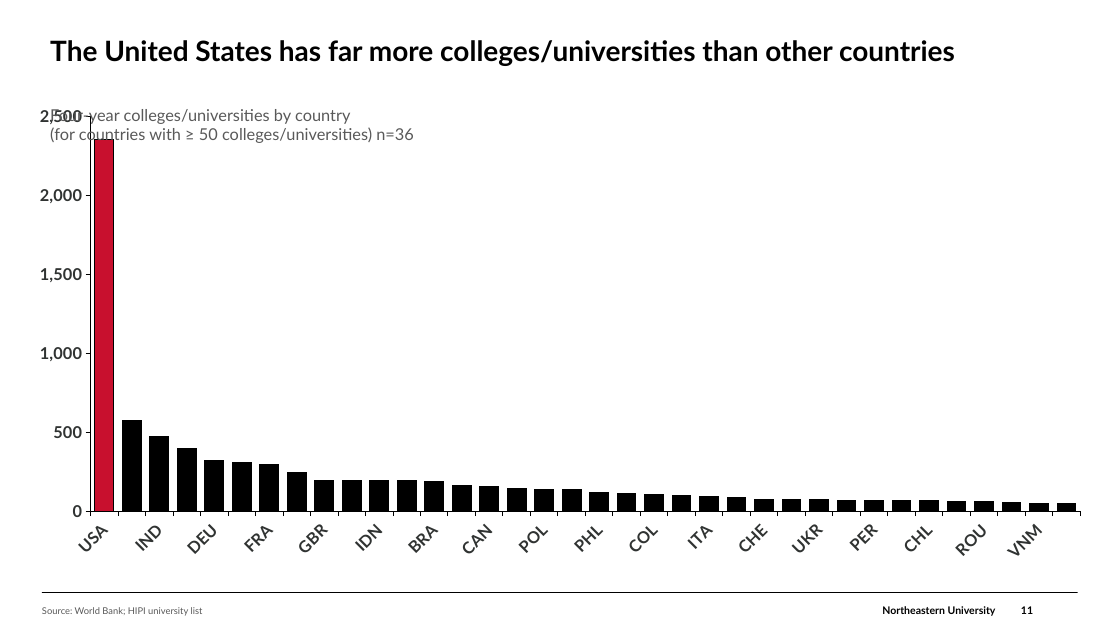
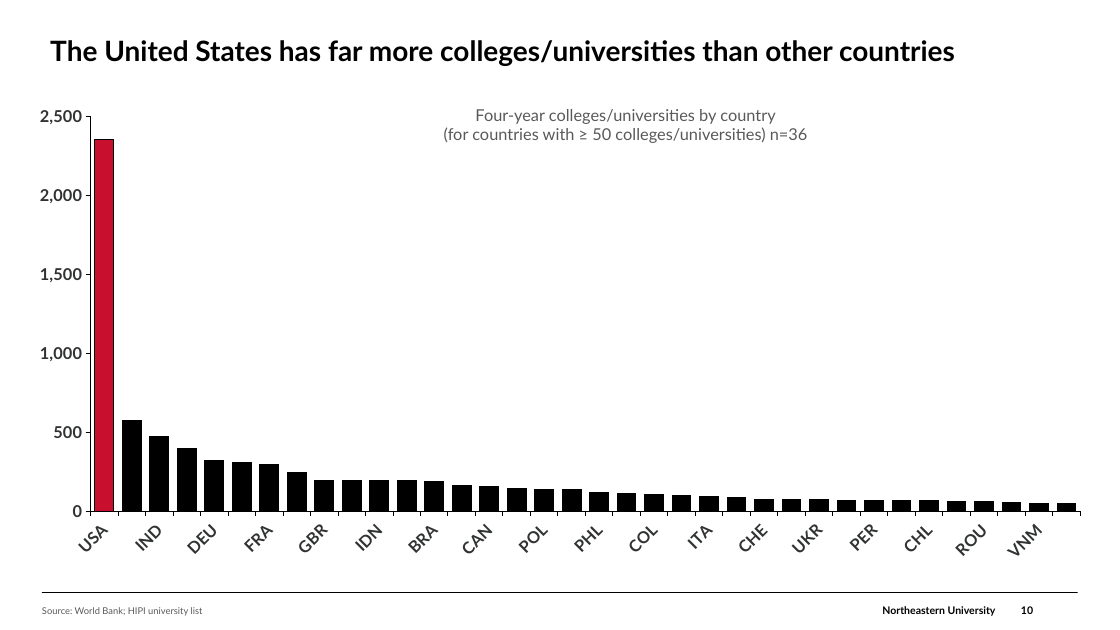
Before and after one commit to brettcsweet/Tonys-repo, a slide deck: slide 10 of GC_Financial_Update_2026-09-30.pptx (slide 11 before the commit). Drawn at 1120x630 pixels with LibreOffice and Linux fonts; fonts in the diff are those of the drawing; background and template pictures are left out. Boxes give left, top, right and bottom in pixels: in the first picture for what was removed or moved away, otherwise in the second. Text is boxed around its words. In the diff, an @@ line names an element or a change of style, - is before the commit and + after.

```diff
--- a/GC_Financial_Update_2026-09-30.pptx
+++ b/GC_Financial_Update_2026-09-30.pptx
@@ text "Four-year colleges/universities by country": place and size @@
-text "Four-year colleges/universities by country" at <box>50,109,414,145</box>
+text "Four-year colleges/universities by country" at <box>444,109,808,143</box>
@@ text "Four-year colleges/universities by country" at <box>444,109,808,143</box>: alignment left to centre @@
@@ page number at <box>1021,606,1033,614</box>: text changed @@
-11
+10
```
Also in this commit, not shown: 5 other slides changed, 1 slide removed.
